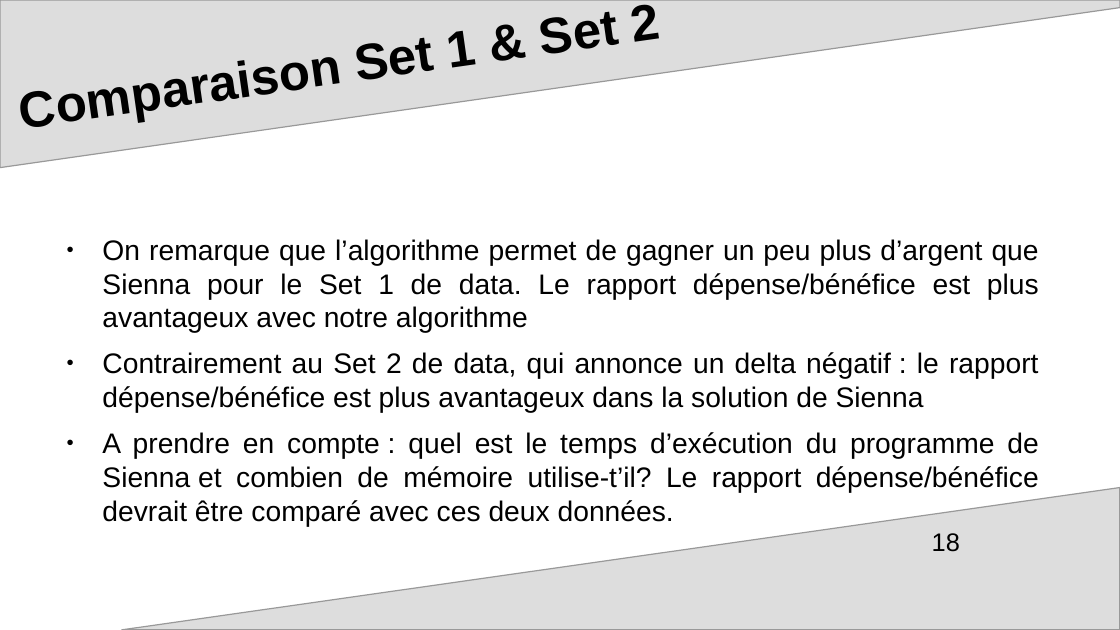
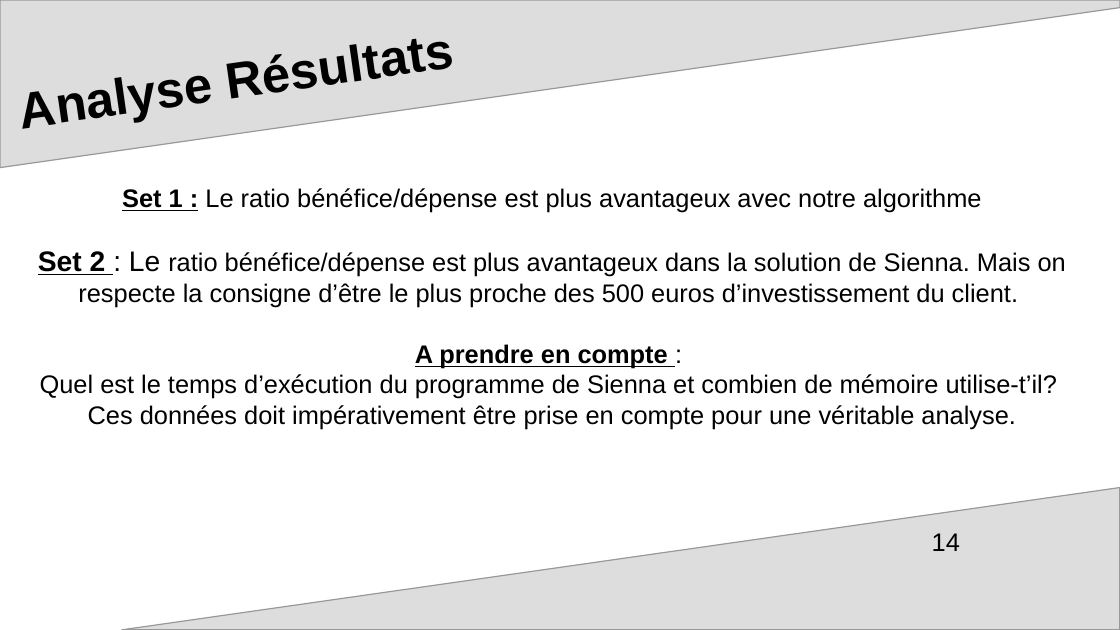
Before and after one commit to mcourte/OC_Projet7, a slide deck: slide 14 of ppt_soutenance.odp (slide 18 before the commit). Drawn at 1120x630 pixels with LibreOffice and Linux fonts; fonts in the diff are those of the drawing; background and template pictures are left out. Boxes give left, top, right and bottom in pixels: in the first picture for what was removed or moved away, otherwise in the second. Text is boxed around its words. In the diff, an @@ line names an element or a change of style, - is before the commit and + after.

```diff
--- a/ppt_soutenance.odp
+++ b/ppt_soutenance.odp
@@ text at bbox=[38, 188, 1066, 429]: text changed; size 20 to 18 pt @@
-● On remarque que l’algorithme permet de gagner un peu plus d’argent que Sienna pour le Set 1 de data. Le rapport dépense/bénéfice est plus avantageux avec notre algorithme
-● Contrairement au Set 2 de data, qui annonce un delta négatif : le rapport dépense/bénéfice est plus avantageux dans la solution de Sienna
-● A prendre en compte : quel est le temps d’exécution du programme de Sienna et combien de mémoire utilise-t’il? Le rapport dépense/bénéfice devrait être comparé avec ces deux données.
+Set 1 : Le ratio bénéfice/dépense est plus avantageux avec notre algorithme
+Set 2 : Le ratio bénéfice/dépense est plus avantageux dans la solution de Sienna. Mais on respecte la consigne d’être le plus proche des 500 euros d’investissement du client.
+A prendre en compte :
+Quel est le temps d’exécution du programme de Sienna et combien de mémoire utilise-t’il?
+Ces données doit impérativement être prise en compte pour une véritable analyse.
@@ title at bbox=[921, 405, 1016, 429]: text changed @@
-Comparaison Set 1 & Set 2
+Analyse Résultats
@@ page number at bbox=[932, 533, 960, 551]: text changed @@
-18
+14
```
Also in this commit, not shown: 9 other slides changed, 5 slides added, 7 slides removed, 1 other file.
